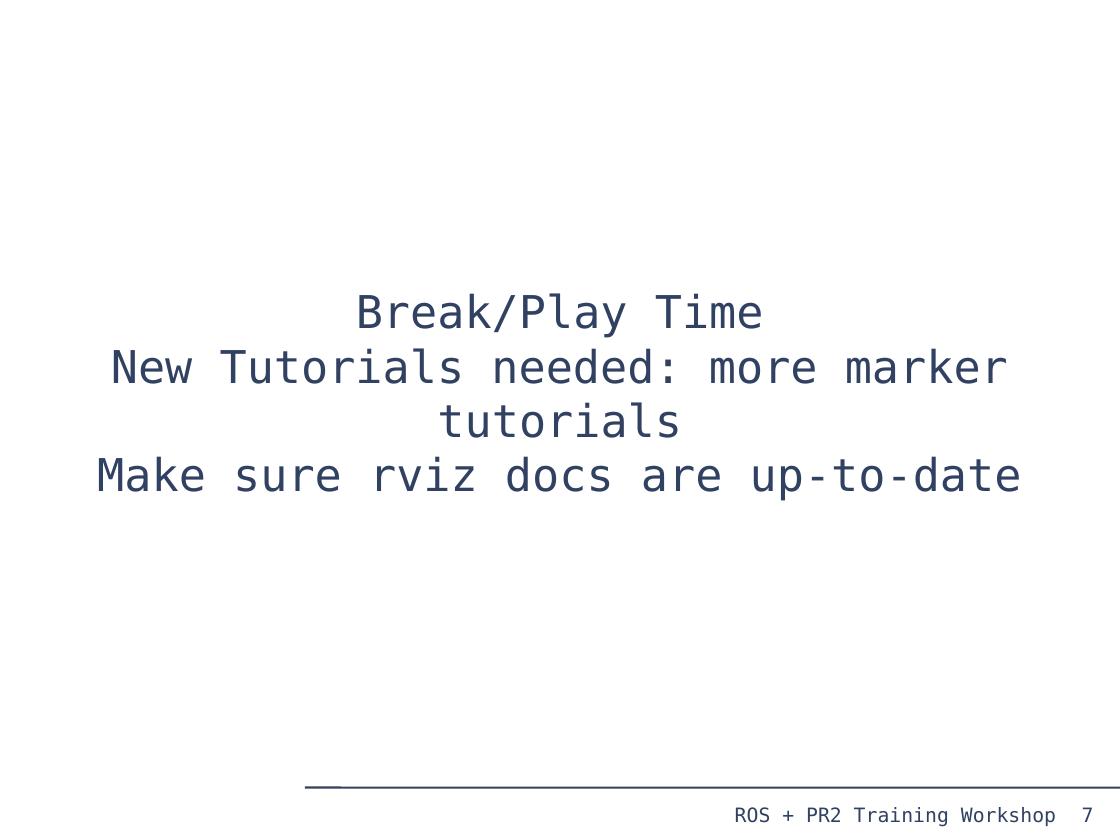
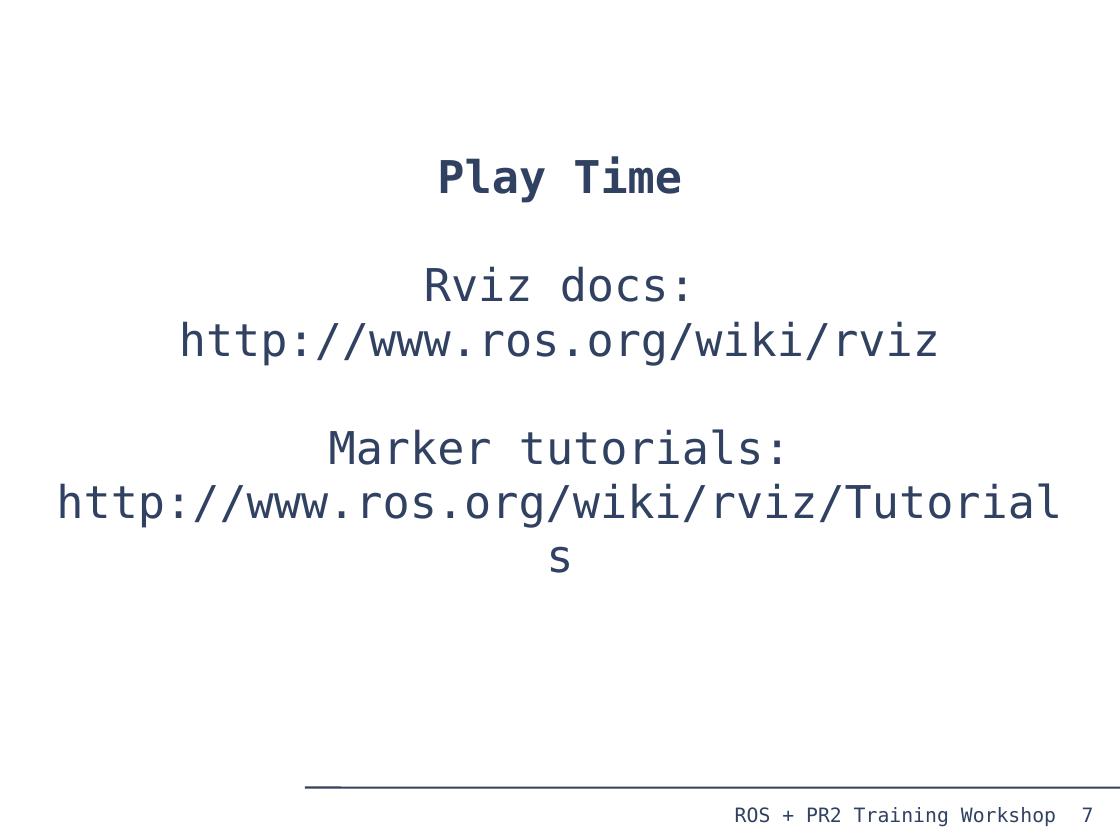
Before and after one commit to PR2/pr2_docs, a slide deck: slide 7 of pr2_training_workshop/rviz/rviz.odp. Drawn at 1120x840 pixels with LibreOffice and Linux fonts; fonts in the diff are those of the drawing. Boxes give left, top, right and bottom in pixels: in the first picture for what was removed or moved away, otherwise in the second. Text is boxed around its words. In the diff, an @@ line names an element or a change of style, - is before the commit and + after.

Commit message:
updated slides

```diff
--- a/pr2_training_workshop/rviz/rviz.odp
+++ b/pr2_training_workshop/rviz/rviz.odp
@@ subtitle at (x1=56, y1=157, x2=1062, y2=528): text changed @@
-Break/Play Time
-New Tutorials needed: more marker tutorials
-Make sure rviz docs are up-to-date
+Play Time
+Rviz docs: http://www.ros.org/wiki/rviz
+Marker tutorials: http://www.ros.org/wiki/rviz/Tutorials
```
Also in this commit, not shown: 4 other slides changed.
